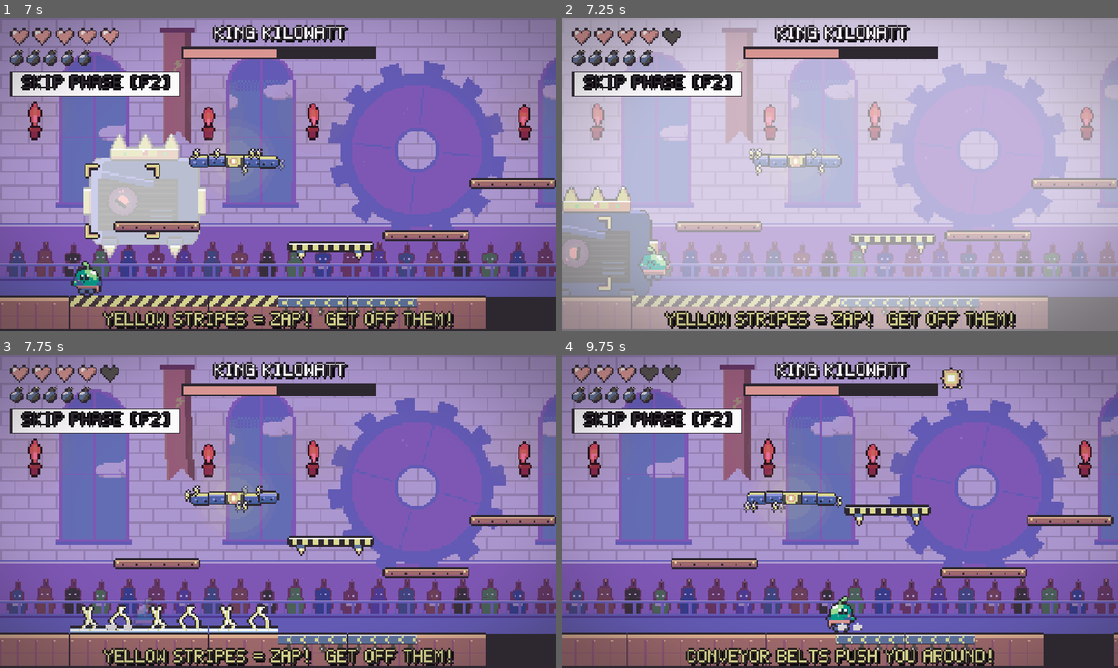
Above: before the commit, frames 1-4 (two rows, left to right).
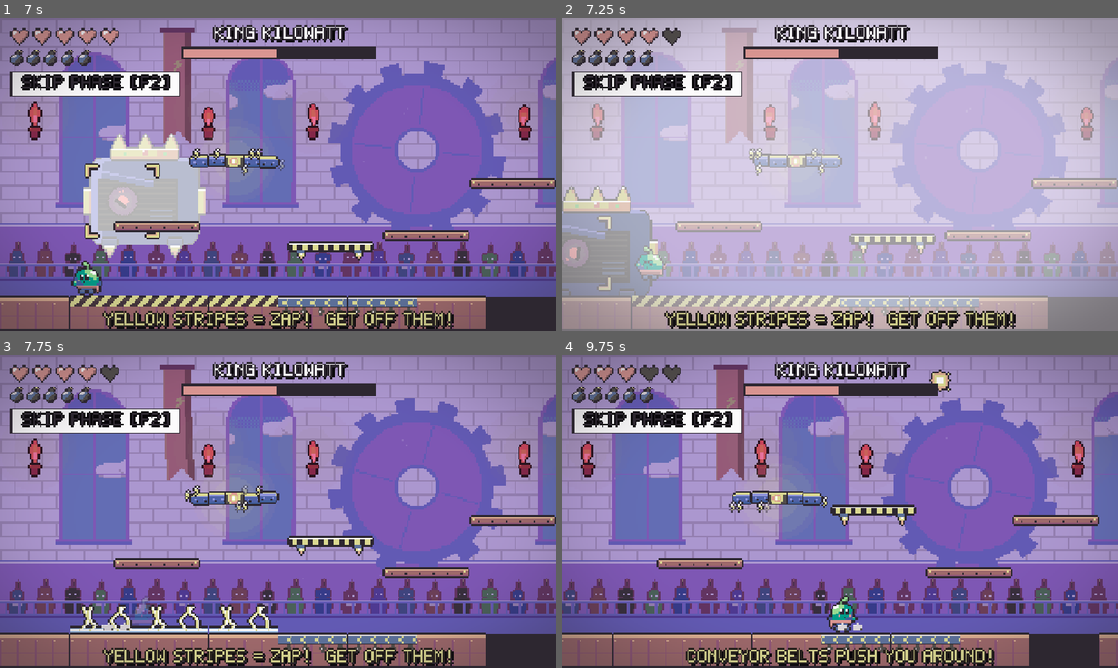
Above: after the commit, the same moments.

Repository: arnavaggarwal-dev/gamejamgamejam
Game: Godot game, scene res://scenes/title.tscn
Same seed, same stepped clock (60 frames per second), same inputs: the game is played once before the commit and once after it.
Inputs (mouse positions are in pixels of both pictures, inside the frame that each line leads up to):
- Up to frame 1 (7 s): click "START" at 0.5 s; click "SKIP PHASE [F2]" at 1.25 s; click "SKIP PHASE [F2]" at 2 s; tap Enter (skip_tutorial) at 2.75 s; move the mouse to (250, 237) at 2.77 s; hold Right (move_right) 2.78-3.5 s; hold Up (aim_up) 2.78-3.5 s; click (250, 237) at 2.92 s; tap X (jump) at 3.02, 6.02 s; drag from (444, 221) to (33, 287) at 3.52 s; move the mouse to (111, 127) at 4.27 s; hold Left (move_left) 4.28-5 s; hold A (detonate) 4.28-5 s; drag from (305, 174) to (422, 274) at 5.02 s; move the mouse to (194, 96) at 5.77 s; hold Down (move_down) 5.78-6.5 s; hold Up (aim_up) 5.78-6.5 s; drag from (400, 158) to (33, 287) at 6.52 s
- Up to frame 2 (7.25 s): no input
- Up to frame 3 (7.75 s): move the mouse to (166, 527) at 7.27 s; hold Right (move_right) from 7.28 s (still down); hold A (detonate) from 7.28 s (still down); click (166, 527) at 7.42 s
- Up to frame 4 (9.75 s): release Right (move_right) at 8 s; release A (detonate) at 8 s; drag from (895, 442) to (667, 624) at 8.02 s; move the mouse to (812, 574) at 8.77 s; hold Right (move_right) 8.78-9.5 s; hold Up (aim_up) 8.78-9.5 s; tap X (jump) at 9.02 s; drag from (1006, 558) to (734, 624) at 9.52 s

Frame 1 is identical in both runs. In frame 2, 0.3% of the frame differs, in the area x 1-20%, y 72-84%; in frame 3, 0.2%; in frame 4, 21%, in the area x 0-100%, y 0-100%.

Commit message:
feat: hits knock the hero back off the hazard; beams shove him to his side of the line
- A hit now knows what hit him: a small shove away from the hazard (480
  px/s) with a little hop, instead of always backwards from his facing.
- A beam (any hazard more than 4x longer than wide: the eye laser, a
  lightning column, a zapped floor strip) shoves him perpendicular to its
  line, toward whichever side of it he is already on.
- Re-hits when i-frames end, or when a dash ends inside a hazard, knock
  back from that hazard too.

Diff:
--- a/scenes/player/player.gd
+++ b/scenes/player/player.gd
@@ -24,6 +24,8 @@
 const MAX_AMMO := 5
 const CHARGE_DELAY := 0.2  # s of holding [A] before he starts squeezing (a tap only detonates)
 const CHARGE_TIME := 0.6  # s of squeezing per bomb
+const KNOCKBACK := 480.0  # px/s a hit shoves him off whatever hit him
+const KNOCK_HOP := -380.0  # ...with a little hop
 const BOMB_BOUNCE := Vector2(650.0, -1150.0)  # off a blast: sideways away from it (at most), always this fast up
 const AIM_AHEAD := Vector2(100.0, 2400.0)  # a throw aims at a core this far ahead of him (min, max px)
 const MAX_FLIGHT := 1.5  # s: a far core gets a faster throw instead of a sky-high one
@@ -78,7 +80,7 @@
 
 func _ready() -> void:
 	add_to_group("player")
-	hurtbox.area_entered.connect(func(_area: Area2D) -> void: take_hit())
+	hurtbox.area_entered.connect(take_hit)
 	invuln.timeout.connect(_on_invuln_timeout)
 
 
@@ -172,7 +174,8 @@
 	_puff(DUST, _feet())
 
 
-func take_hit() -> void:
+## `from` is the hazard that hit him (null for a fall): he is knocked back off it.
+func take_hit(from: Area2D = null) -> void:
 	if _dead or frozen or dashing or not invuln.is_stopped():
 		return
 	hp -= 1
@@ -186,7 +189,26 @@
 	invuln.start()
 	anim.play(&"hurt")
 	_squash(Vector2(1.3, 0.7))
-	velocity = Vector2(-facing * 260.0, -380.0)
+	velocity = _knockback(from)
+
+
+## A small shove away from what hit him, with a little hop. A beam (a hazard more than 4x
+## longer than wide: the eye laser, a lightning column, a zapped floor strip) shoves him off its
+## line instead, toward whichever side of it he is on.
+func _knockback(from: Area2D) -> Vector2:
+	var away := Vector2(-facing, 0.0)
+	if from:
+		away = global_position - from.global_position
+		var box := from.get_node_or_null("CollisionShape2D") as CollisionShape2D
+		var rect: RectangleShape2D = box.shape as RectangleShape2D if box else null
+		if rect and maxf(rect.size.x, rect.size.y) > 4.0 * minf(rect.size.x, rect.size.y):
+			var along := (box.global_transform.x if rect.size.x > rect.size.y else box.global_transform.y).normalized()
+			var off := global_position - box.global_position
+			away = off - along * off.dot(along)
+	if away.length() < 1.0:
+		away = Vector2(-facing, 0.0)
+	var shove := away.normalized() * KNOCKBACK
+	return Vector2(shove.x, minf(shove.y, 0.0) + KNOCK_HOP)
 
 
 ## Short burst with i-frames, a stretch and a streak trail, in any of 8 directions: the held
@@ -226,7 +248,7 @@
 	trail.emitting = false
 	velocity = _dash_dir * speed  # a little carry, not the full burst
 	if hurtbox.monitoring and hurtbox.has_overlapping_areas():
-		take_hit()
+		take_hit(hurtbox.get_overlapping_areas()[0])
 
 
 func reset(at: Vector2) -> void:
@@ -428,7 +450,7 @@
 
 func _on_invuln_timeout() -> void:
 	if hurtbox.monitoring and hurtbox.has_overlapping_areas():
-		take_hit()
+		take_hit(hurtbox.get_overlapping_areas()[0])
 
 
 func _squash(s: Vector2) -> void:
--- a/tests/test_logic.gd
+++ b/tests/test_logic.gd
@@ -28,6 +28,7 @@
 	Tutorial.done = true  # fight-logic tests skip the lesson; _test_tutorial runs it on its own
 	_test_bomb()
 	await _test_player()
+	await _test_knockback()
 	await _test_arena()
 	await _test_hero_juice()
 	await _test_boss()
@@ -121,6 +122,45 @@
 	check(player.held_bomb == null, "out of ammo, [Z] pulls out nothing")
 	player.queue_free()
 	await process_frame
+
+
+## A hit shoves him off the hazard; a beam shoves him to whichever side of its line he is on.
+func _test_knockback() -> void:
+	var player: Player = load("res://scenes/player/player.tscn").instantiate()
+	root.add_child(player)
+	player.global_position = Vector2(500, 300)
+	await process_frame
+	var hazard := func(at: Vector2, size: Vector2, turn: float) -> Area2D:
+		var area := Area2D.new()
+		var box := CollisionShape2D.new()
+		box.name = "CollisionShape2D"
+		var rect := RectangleShape2D.new()
+		rect.size = size
+		box.shape = rect
+		area.add_child(box)
+		root.add_child(area)
+		area.global_position = at
+		area.rotation = turn
+		return area
+	var hit_by := func(area: Area2D) -> Vector2:
+		player.invuln.stop()
+		player.take_hit(area)
+		area.queue_free()
+		return player.velocity
+	var knock: Vector2 = hit_by.call(hazard.call(Vector2(560, 300), Vector2(60, 60), 0.0))
+	check(knock.x < -300.0 and knock.y < 0.0, "a hit knocks him back off the hazard, with a little hop")
+	knock = hit_by.call(hazard.call(Vector2(512, 0), Vector2(96, 2160), 0.0))
+	check(knock.x < -300.0, "a lightning column just right of his middle shoves him left, off it")
+	knock = hit_by.call(hazard.call(Vector2(488, 0), Vector2(96, 2160), 0.0))
+	check(knock.x > 300.0, "...just left of it, right")
+	knock = hit_by.call(hazard.call(Vector2(900, 120), Vector2(2560, 30), 0.4))
+	var side := Vector2.from_angle(0.4).orthogonal()
+	if (player.global_position - Vector2(900, 120)).dot(side) < 0.0:
+		side = -side
+	check(Vector2(knock.x, 0.0).dot(Vector2(side.x, 0.0)) > 0.0, "an angled laser shoves him toward his own side of its line")
+	player.queue_free()
+	await process_frame
+	Engine.time_scale = 1.0
 
 
 func _test_arena() -> void:
Not shown, changed: docs/decisions/2026-10-23-little-guy-vs-big-guy.md
